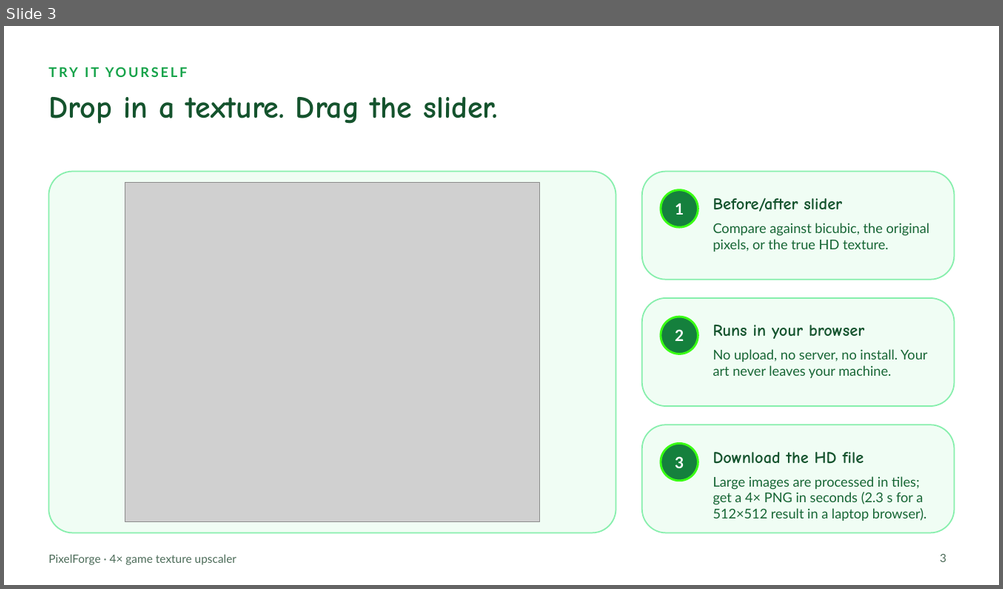
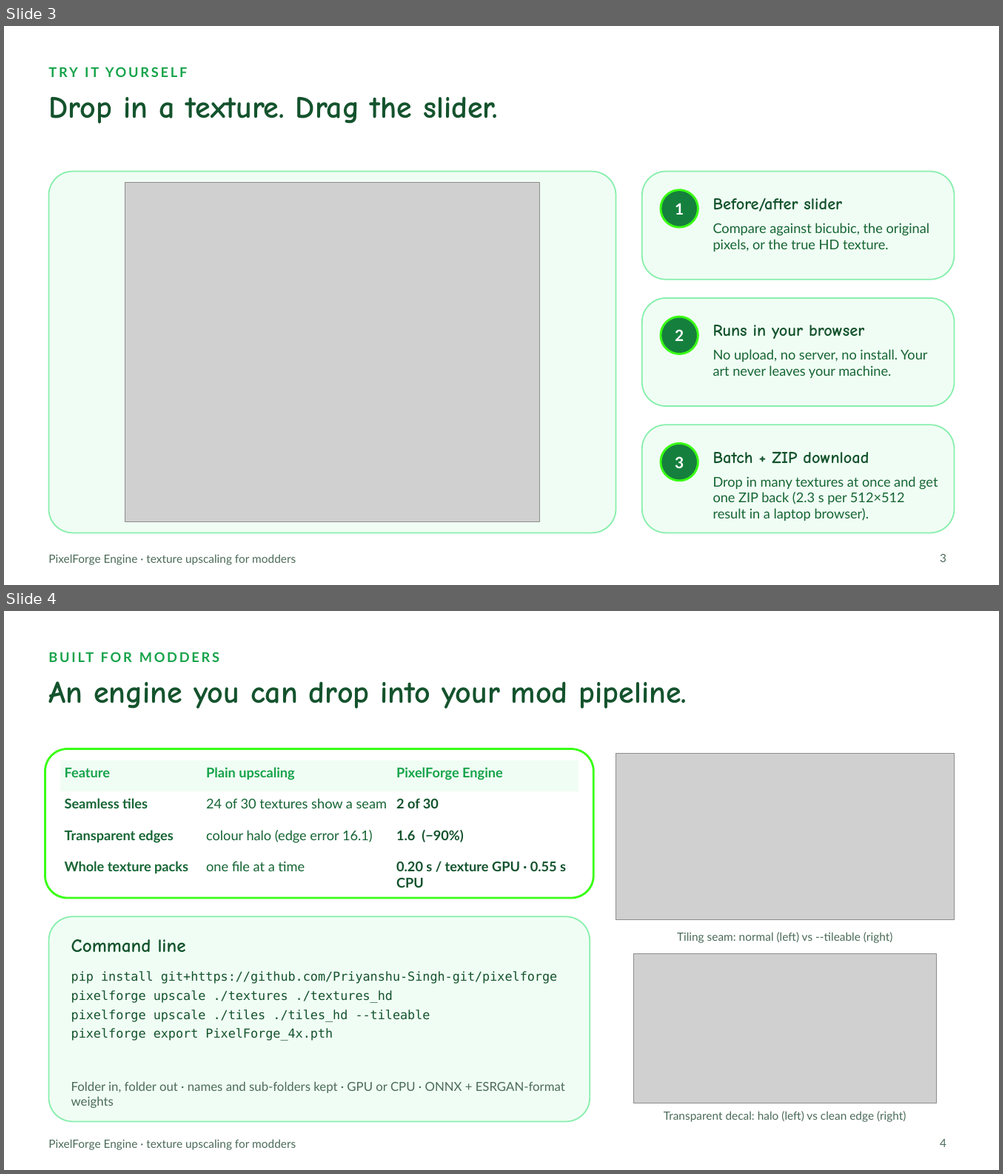
Before and after one commit to Priyanshu-Singh-git/pixelforge, a slide deck: presentation/deck.pptx. Shown one above the other, each under a label of ours: slide 3 before the commit, slides 3 and 4 after it. The pictures are 1003x589 and 1003x1174 pixels, drawn with LibreOffice and Linux fonts; fonts in the diff are those of the drawing; grey boxes stand for pictures. Boxes give left, top, right and bottom in pixels: in the first picture for what was removed or moved away, otherwise in the second. Text is boxed around its words. In the diff, an @@ line names an element or a change of style, - is before the commit and + after.

```diff
--- a/presentation/deck.pptx
+++ b/presentation/deck.pptx
@@ slide 4 added at [4,611,999,1170], background #FFFFFF; not listed: 1 template element that a slide beside it also shows @@
@@ text added at [48,642,951,672], 13 pt, text #16A34A, bold @@
+BUILT FOR MODDERS
@@ title added at [48,681,687,709], 30 pt, text #14532D, bold @@
+An engine you can drop into your mod pipeline.
@@ rounded rectangle added at [45,749,594,898], fill #FFFFFF, outline #39FF14 2 pt @@
@@ table added at [60,760,578,891], 4 rows, 3 columns @@
+Feature | Plain upscaling | PixelForge Engine
+Seamless tiles | 24 of 30 textures show a seam | 2 of 30
+Transparent edges | colour halo (edge error 16.1) | 1.6 (−90%)
+Whole texture packs | one file at a time | 0.20 s / texture GPU · 0.55 s CPU
@@ picture added at [616,754,954,920] @@
@@ rounded rectangle added at [48,917,589,1122], fill #F0FDF4, outline #86EFAC 1.25 pt @@
@@ text added at [71,940,186,953], 18 pt, text #14532D, bold @@
+Command line
@@ text added at [677,932,892,943], 11 pt, text #4B6B58 @@
+Tiling seam: normal (left) vs --tileable (right)
@@ picture added at [634,954,936,1103] @@
@@ text added at [71,971,557,1041], 12 pt, text #14532D @@
+pip install git+https://github.com/Priyanshu-Singh-git/pixelforge
+pixelforge upscale ./textures ./textures_hd
+pixelforge upscale ./tiles ./tiles_hd --tileable
+pixelforge export PixelForge_4x.pth
@@ text added at [71,1082,565,1108], 12 pt, text #4B6B58 @@
+Folder in, folder out · names and sub-folders kept · GPU or CPU · ONNX + ESRGAN-format weights
@@ text added at [663,1111,905,1122], 11 pt, text #4B6B58 @@
+Transparent decal: halo (left) vs clean edge (right)
@@ page number added at [939,1139,946,1147], 11 pt, text #4B6B58 @@
+4
@@ slide 3 changed as well @@
@@ text at [713,452,868,464]: text changed @@
-Download the HD file
+Batch + ZIP download
@@ text at [713,477,937,521]: text changed @@
-Large images are processed in tiles; get a 4× PNG in seconds (2.3 s for a 512×512 result in a laptop browser).
+Drop in many textures at once and get one ZIP back (2.3 s per 512×512 result in a laptop browser).
@@ text at [48,554,296,565]: text changed @@
-PixelForge · 4× game texture upscaler
+PixelForge Engine · texture upscaling for modders
```
Also in this commit, not shown: 7 other slides changed, 1 other slide added, 1 slide removed, 18 other files.
